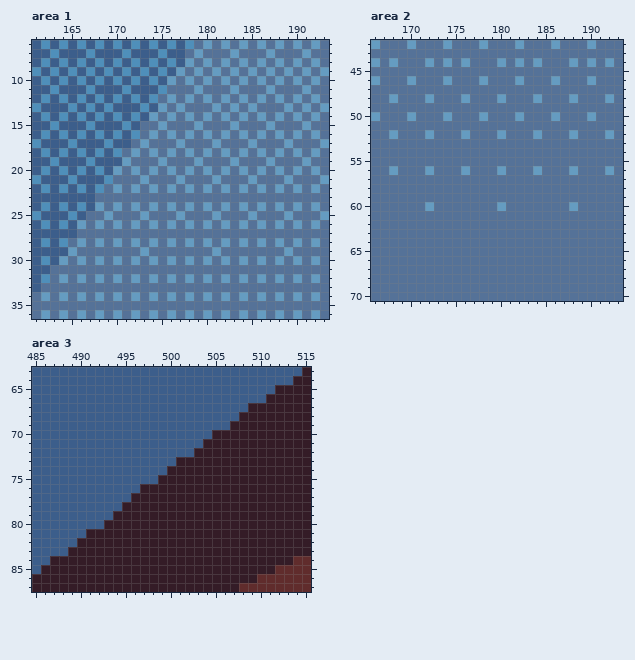
Pixel-art file: raw assets/main art.aseprite. Above, as it was before the edit.
533x300 pixels, 1 frame. Colours within 5 levels of each other are drawn and written as one. Shown: area 1: x 161..193, y 6..36; area 2: x 166..193, y 42..70; area 3: x 485..515, y 63..87. The commit also changed other parts of the picture, which this record leaves out.
New version:
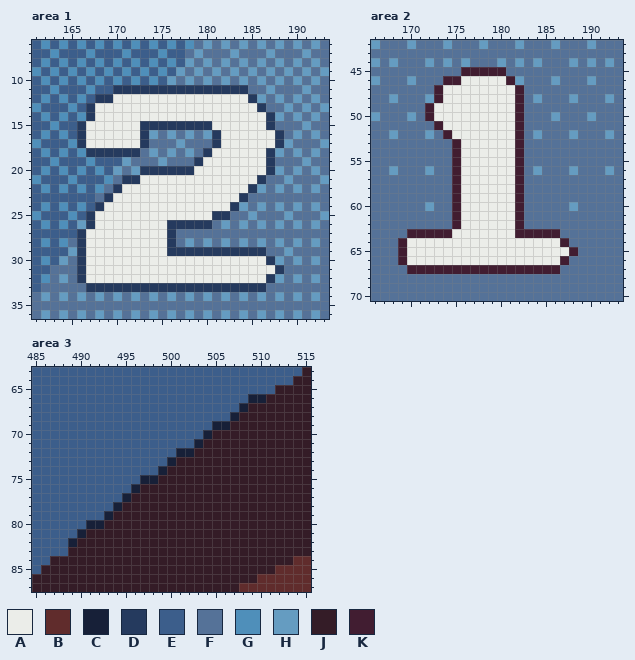
Palette (. is transparent): A #ebede9  B #602c2c  C #172038  D #253a5e  E #3c5e8b  F #557298  G #4f8fba  H #659cc1  J #341c27  K #411d31
Edits made:
layer "GUI" now shown
Area 1, layer "GUI":
y 11: x 170..184 EGEEEGFFFHFFFHF -> DDDDDDDDDDDDDDD
y 12: x 168..185 GEGEGEGFHFHFHFHFHF -> DDAAAAAAAAAAAAAAAD
y 13: x 167..186 GEGEEEGEHFHFFFHFHFHF -> DAAAAAAAAAAAAAAAAAAD
y 14: x 167..187 EGEGEGEHFHFHFHFHFHFHF -> DAAAAAAAAAAAAAAAAAAAD
y 15: x 166..187 EGEEEGEFFHFFFHFFFHFFFH -> DAAAAAADDDDDDDDAAAAAAD
y 16: x 166..173 GEGEGEGF -> DAAAAAAD; x 181..188 FHFHFHFH -> DAAAAAAD
y 17: x 166..173 EEEGEEFH -> DAAAAAAD; x 181..188 HFFFHFFF -> DAAAAAAD
y 18: x 167..172 EGEGFH -> DDDDDD; x 180..187 HFHFHFHF -> DAAAAAAD
y 19: x 179..187 HFFFHFFFH -> DAAAAAAAD
y 20: x 173..187 FHFHFHFHFHFHFHF -> DDDDDDAAAAAAAAD
y 21: x 171..186 FFHFFFHFFFHFFFHF -> DDAAAAAAAAAAAAAD
y 22: x 170..185 HFHFHFHFHFHFHFHF -> DAAAAAAAAAAAAAAD
y 23: x 169..184 FFFFFFFFFFFFFFFF -> DAAAAAAAAAAAAAAD
y 24: x 168..183 HFHFHFHFHFHFHFHF -> DAAAAAAAAAAAAAAD
y 25: x 167..182 FFHFFFHFFFHFFFHF -> DAAAAAAAAAAAAADD
y 26: x 167..180 FHFHFHFHFHFHFH -> DAAAAAAAADDDDD
y 27: x 166..176 FFFFFFFFFFF -> DAAAAAAAAAD
y 28: x 166..176 HFHFHFHFHFH -> DAAAAAAAAAD
y 29: x 166..186 FFFFFFFHFFFFFFFHFFFFF -> DAAAAAAAAADDDDDDDDDDD
y 30: x 166..187 HFHFHFHFHFHFHFHFHFHFHF -> DAAAAAAAAAAAAAAAAAAAAD
y 31: x 166..188 FFFFFFFFFFFFFFFFFFFFFFF -> DAAAAAAAAAAAAAAAAAAAAAD
y 32: x 166..187 HFHFHFHFHFHFHFHFHFHFHF -> DAAAAAAAAAAAAAAAAAAAAD
y 33: x 167..186 FFFFFFFFFFFFFFFFFFFF -> DDDDDDDDDDDDDDDDDDDD
Area 2, layer "GUI":
y 45: x 176..180 FFFFF -> KKKKK
y 46: x 174..181 HFFFHFFF -> KKAAAAAK
y 47: x 173..182 FFFFFFFFFF -> KAAAAAAAAK
y 48: x 173..182 FFFHFFFHFF -> KAAAAAAAAK
y 49: x 172..182 FFFFFFFFFFF -> KAAAAAAAAAK
y 50: x 172..182 FFHFFFHFFFH -> KAAAAAAAAAK
y 51: x 173..182 FFFFFFFFFF -> KAAAAAAAAK
y 52: x 174..182 FFHFFFHFF -> KAAAAAAAK
y 53..55: x 175..182 FFFFFFFF -> KAAAAAAK
y 56: x 175..182 FHFFFHFF -> KAAAAAAK
y 57..59: x 175..182 FFFFFFFF -> KAAAAAAK
y 60: x 175..182 FFFFFHFF -> KAAAAAAK
y 61..62: x 175..182 FFFFFFFF -> KAAAAAAK
y 63: x 170..186 FFFFFFFFFFFFFFFFF -> KKKKKAAAAAAAKKKKK
y 64: x 169..187 FFFFFFFFFFFFFFFFFFF -> KAAAAAAAAAAAAAAAAAK
y 65: x 169..188 FFFFFFFFFFFFFFFFFFFF -> KAAAAAAAAAAAAAAAAAAK
y 66: x 169..187 FFFFFFFFFFFFFFFFFFF -> KAAAAAAAAAAAAAAAAAK
y 67: x 170..186 FFFFFFFFFFFFFFFFF -> KKKKKKKKKKKKKKKKK
Area 3, layer "sand 7":
y 66: x 509..510 EE -> CC
y 67: x 508 E -> C
y 68: x 507 E -> C
y 69: x 505..506 EE -> CC
y 70: x 504 E -> C
y 71: x 503 E -> C
y 72: x 501..502 EE -> CC
y 73: x 500 E -> C
y 74: x 499 E -> C
y 75: x 497..498 EE -> CC
y 76: x 496 E -> C
y 77: x 495 E -> C
y 78: x 494 E -> C
y 79: x 493 E -> C
y 80: x 491..492 EE -> CC
y 81: x 490 E -> C
y 82: x 489 E -> C
Changed places in both pictures, as pixel boxes (x1, y1, x2, y2):
changed: (77, 85, 284, 292)
changed: (398, 67, 578, 274)
changed: (68, 394, 266, 547)
